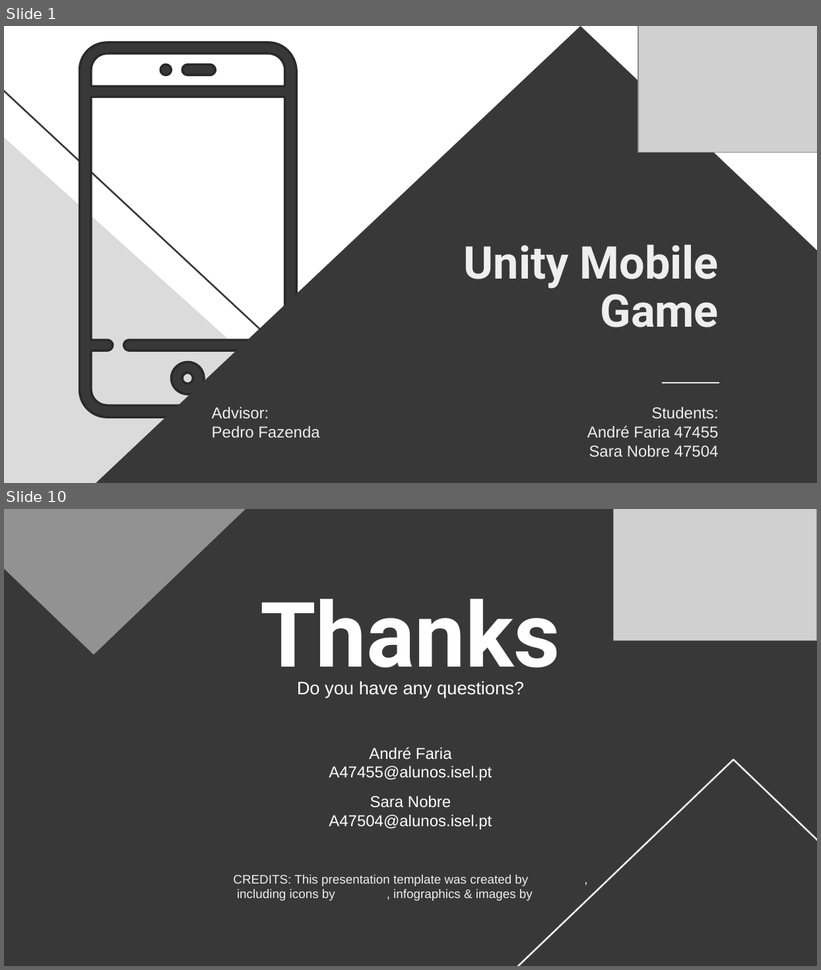
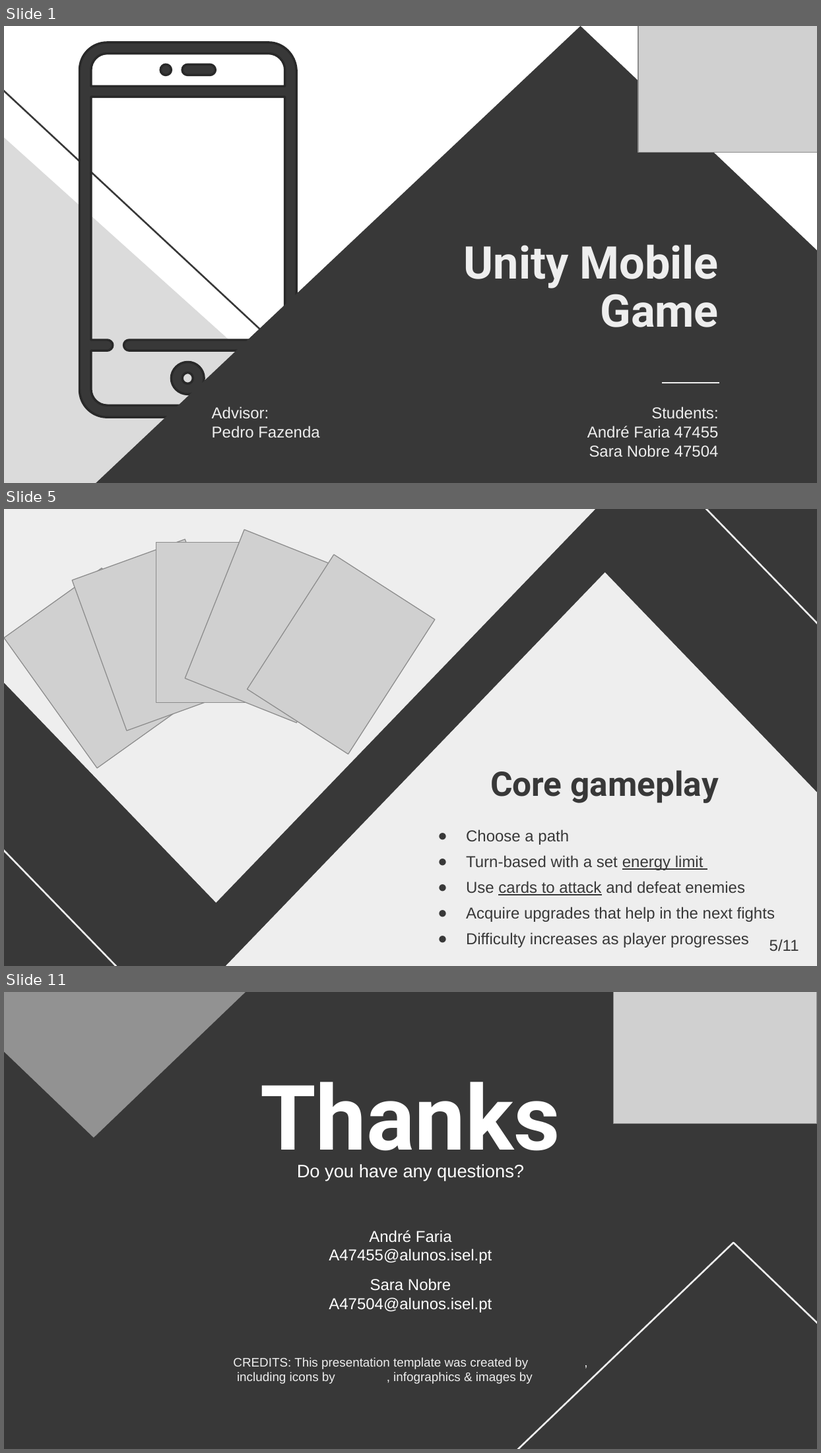
Before and after one commit to FariaXD/UnityMobileGame-FinalProject, a slide deck: ReportsAndOthers/Presentations/Presentation.pptx. Shown one above the other, each under a label of ours: slides 1 and 10 before the commit, slides 1, 5 and 11 after it; the slides between them are not shown. The pictures are 821x970 and 821x1453 pixels, drawn with LibreOffice and Linux fonts; fonts in the diff are those of the drawing; grey boxes stand for pictures. Boxes give left, top, right and bottom in pixels: in the first picture for what was removed or moved away, otherwise in the second. Text is boxed around its words. In the diff, an @@ line names an element or a change of style, - is before the commit and + after.

```diff
--- a/ReportsAndOthers/Presentations/Presentation.pptx
+++ b/ReportsAndOthers/Presentations/Presentation.pptx
@@ slide 5 added at (4,509,817,966), background #383838 @@
@@ triangle added at (4,509,602,904), fill #EEEEEE @@
@@ line added from (701, 509) to (817, 786), #EEEEEE 1.5 pt @@
@@ picture added at (72,539,240,731) @@
@@ picture added at (156,543,277,702) @@
@@ picture added at (186,530,356,723) @@
@@ picture added at (5,568,195,768) @@
@@ picture added at (248,555,436,754) @@
@@ triangle added at (219,572,817,966), fill #EEEEEE @@
@@ line added from (4, 724) to (155, 966), #EEEEEE 1.5 pt @@
@@ title added at (490,770,719,803), 30 pt, text #383838, bold @@
+Core gameplay
@@ subtitle added at (466,830,775,948), 14 pt, text #383838 @@
+● Choose a path
+● Turn-based with a set energy limit
+● Use cards to attack and defeat enemies
+● Acquire upgrades that help in the next fights
+● Difficulty increases as player progresses
@@ text added at (770,939,799,952), 14 pt, text #383838 @@
+5/11
@@ what was slide 10 is now slide 11 @@
```
Also in this commit, not shown: 8 slides changed, 12 other files.
